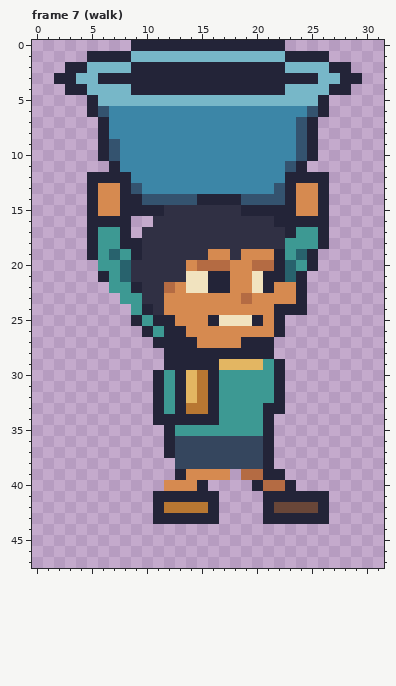
A pixel-art file gets an edit: BillusBucket/Assets/Sources/billu-carry.aseprite. Above is the file before it was changed.
32x48 pixels, 8 frames. Shown: frame 7 (walk). The commit also changed other frames, which this record leaves out.
Now the later version:
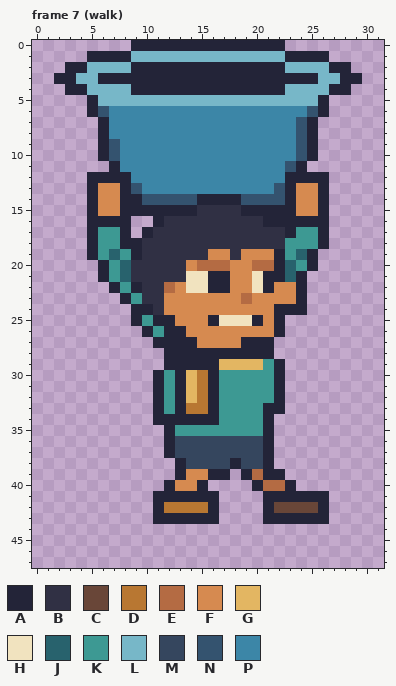
Palette (. is transparent): A #232438  B #303044  C #694638  D #b87732  E #b46b43  F #d68a50  G #e3b662  H #f1e3bf  J #28626d  K #3d9993  L #77b7c8  M #35465e  N #34536f  P #3c86a7
Author's note on the commit: Close Billu sprite outlines and refresh pixel art on reload
Edits made:
--- frame 7 (walk)
@@ x 4..23 @@
 14 .AFFAANNNNNAAAANNNNA
-15 .AFFAAAABBBBBBBAAAAA
-16 .AAAA..BBBBBBBBBBBAA
-17 .AKKA.BBBBBBBBBBBBBA
+15 .AFFAAAAAAABBBBAAAAA
+16 .AAAA..ABBBBBBBBBAAA
+17 .AKKA.ABBBBBBBBBBBBA
 18 .AKKAABBBBBBBBBBBBBK
 19 .AKJKABBBBBBFFBFFFAK
-20 ..KKJBBBBBFEEEFFEEAJ
+20 ..AKJBBBBBFEEEFFEEAJ
 21 ..AKJBBBBBHHAAFFHAAJ
-22 ...KKABBEFHHAAFFHAFF
-23 ....KKBBFFFFFFFEFFFF
-24 .....KABFFFFFFFFFFAA
+22 ...AKABBEFHHAAFFHAFF
+23 ....AKBBFFFFFFFEFFFF
+24 .....AABFFFFFFFFFFAA
 25 .....AKAAFFFAHHHAFA.
@@ x 10..21 @@
 37 ..AMMMMMMMMA
-38 ...MMMMMMMMA
-39 ...AFFFF.EEA
-40 ..FFFA....AE
+38 ...AMMMMAMMA
+39 ...AFFAA.AEA
+40 ..AFFA....AE
 41 .AAAAAA....A
Changed places in both pictures, as pixel boxes (x1, y1, x2, y2):
changed: (98, 205, 197, 315)
changed: (263, 216, 274, 227)
changed: (164, 458, 252, 491)
